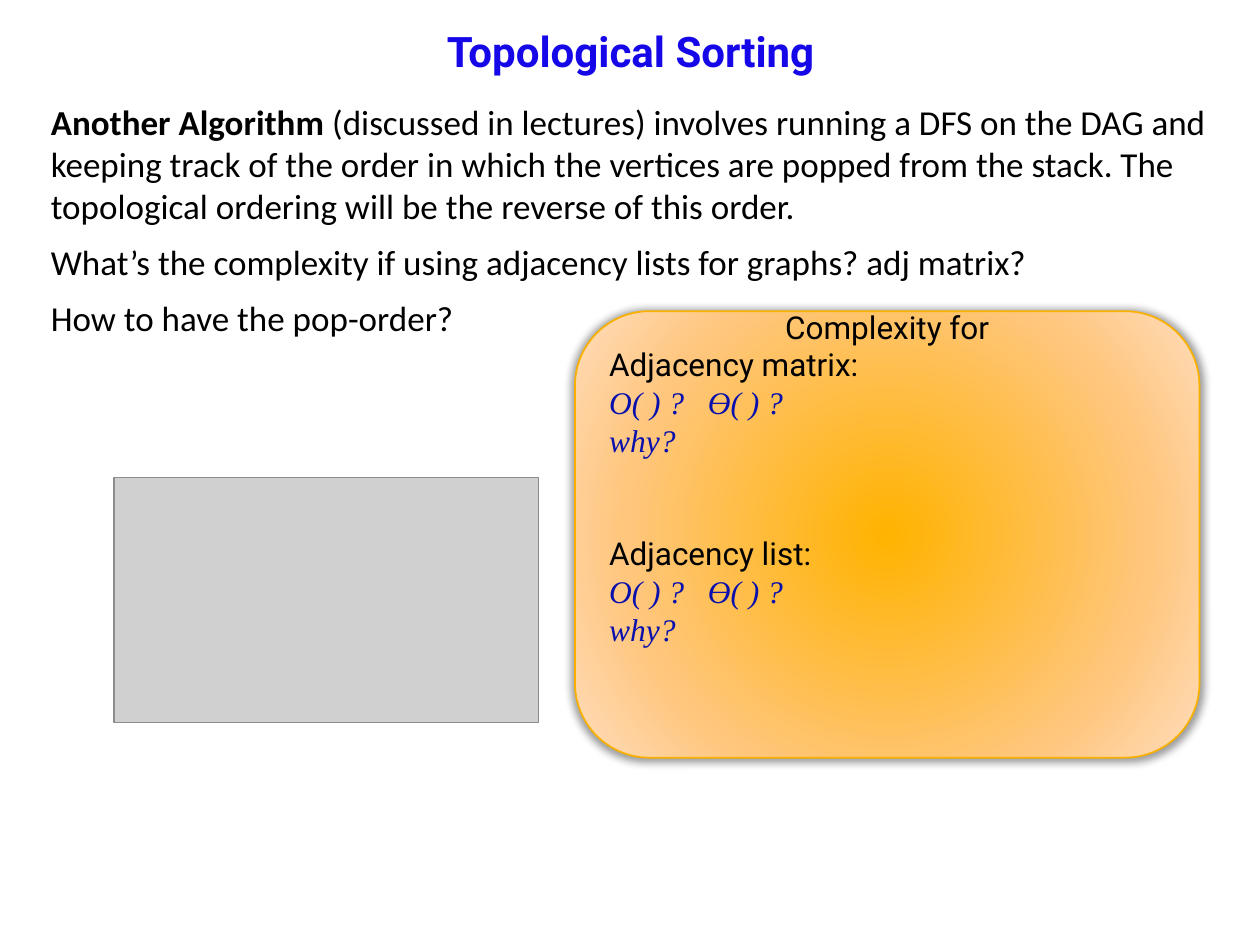
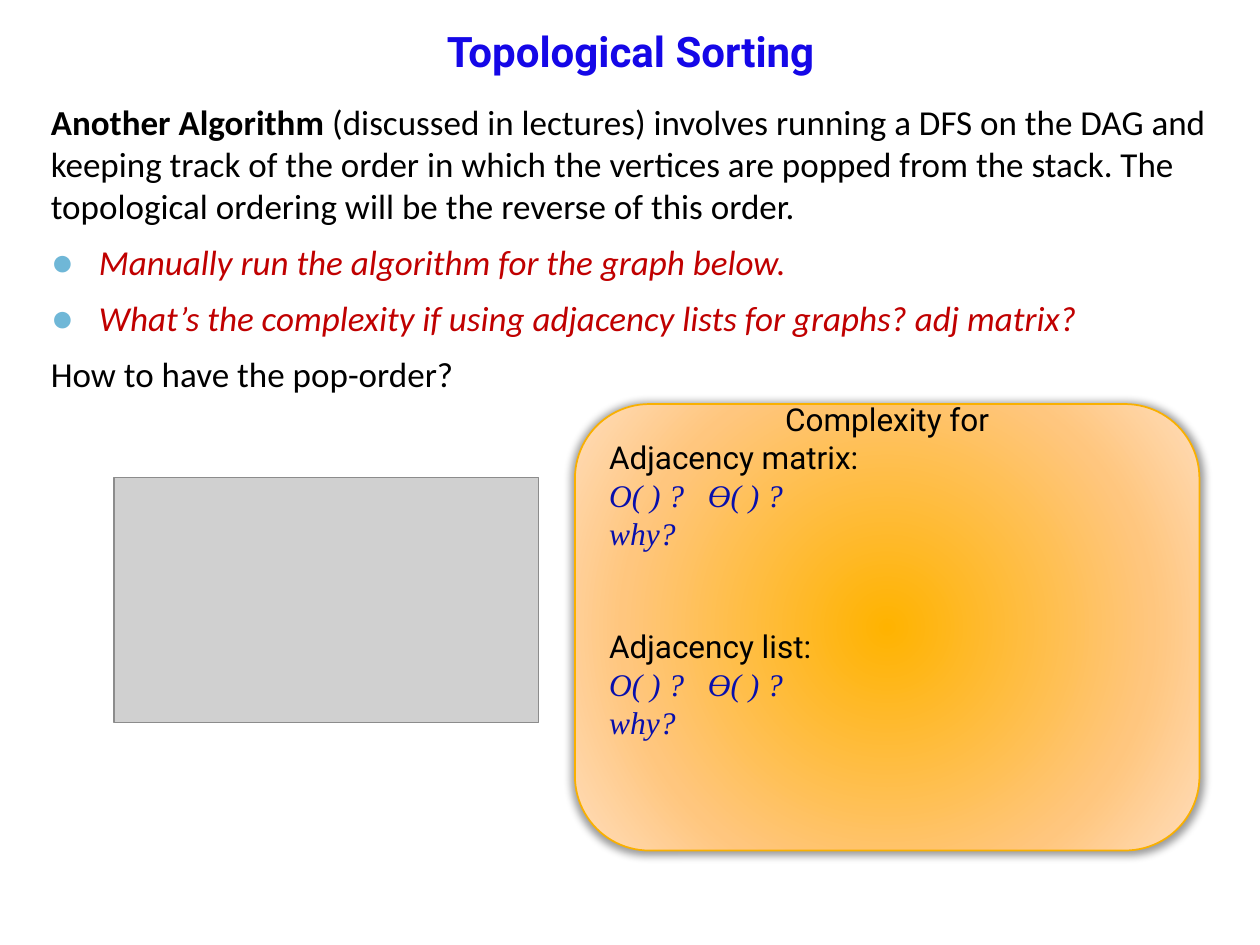
Before and after one commit to anhvir/c207, a slide deck: slide 4 of 06_C207_21S1.pptx. Drawn at 1260x945 pixels with LibreOffice and Linux fonts; fonts in the diff are those of the drawing; grey boxes stand for pictures; background and template pictures are left out. Boxes give left, top, right and bottom in pixels: in the first picture for what was removed or moved away, otherwise in the second. Text is boxed around its words. In the diff, an @@ line names an element or a change of style, - is before the commit and + after.

```diff
--- a/06_C207_21S1.pptx
+++ b/06_C207_21S1.pptx
@@ text at (99,250,786,281): paragraph added @@
+● Manually run the algorithm for the graph below.
@@ text at (99,306,1076,337): text colour #000000 to #C00000, italic on in "What’s the complexity if using adjacency lists ..."; bullet none to ● @@
@@ rounded rectangle "Complexity for": place and size @@
-rounded rectangle "Complexity for" at (575,311,1200,757)
+rounded rectangle "Complexity for" at (575,404,1200,850)
```
Also in this commit, not shown: 15 other slides changed, 1 slide added, 1 other file.
